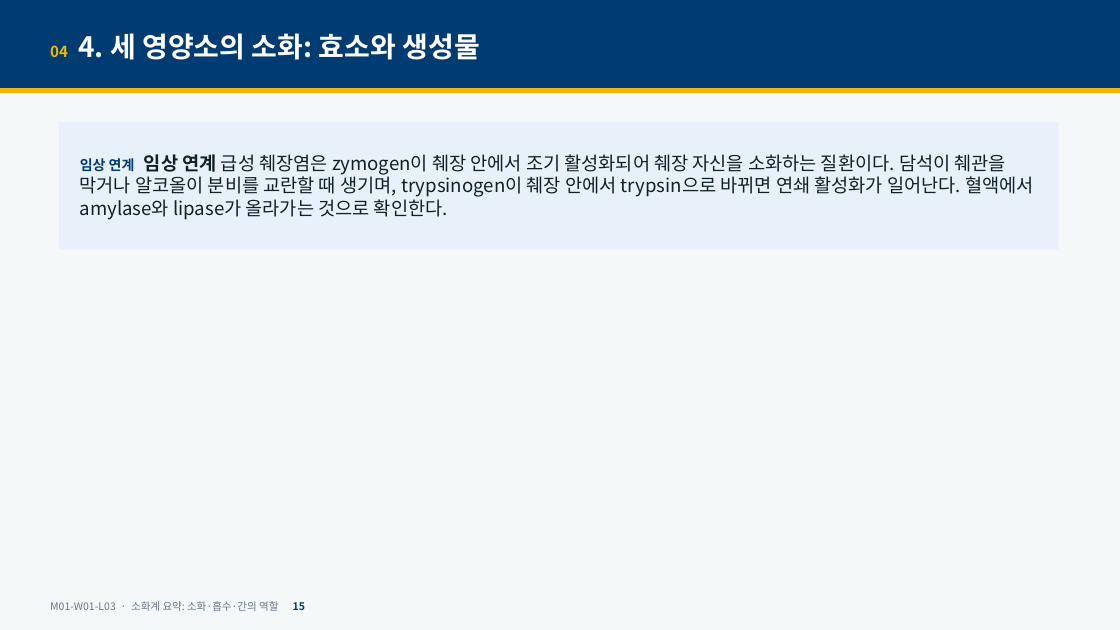
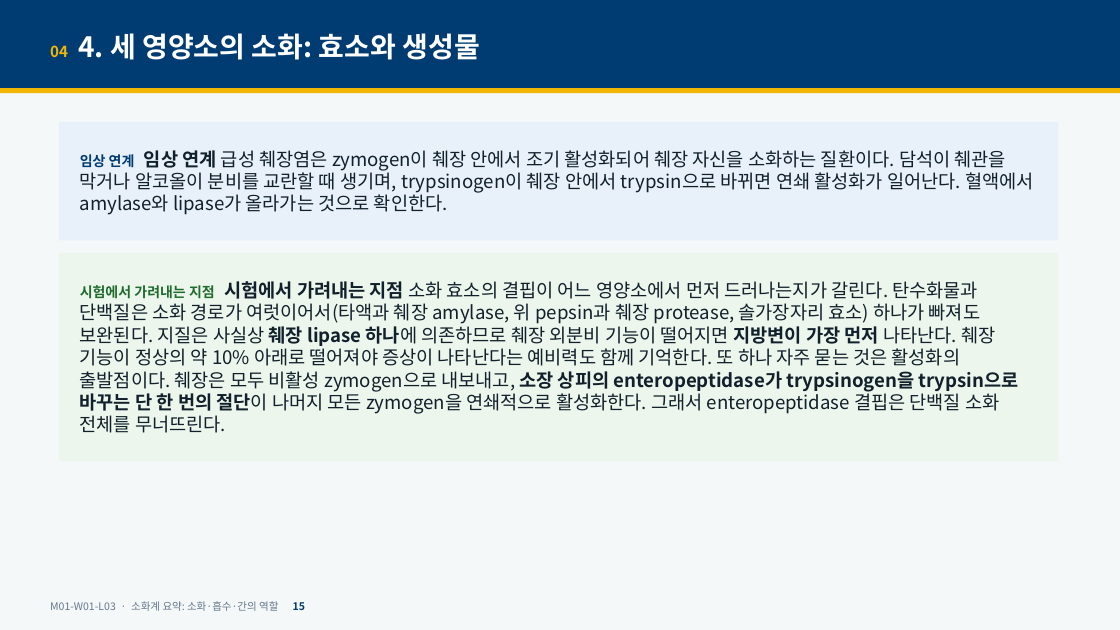
Before and after one commit to hoperiasd2/hoperiasd2.github.io, a slide deck: slide 15 of curriculum/M01/W01/L03/slides.pptx. Drawn at 1120x630 pixels with LibreOffice and Linux fonts; fonts in the diff are those of the drawing. Boxes give left, top, right and bottom in pixels: in the first picture for what was removed or moved away, otherwise in the second. Text is boxed around its words. In the diff, an @@ line names an element or a change of style, - is before the commit and + after.

```diff
--- a/curriculum/M01/W01/L03/slides.pptx
+++ b/curriculum/M01/W01/L03/slides.pptx
@@ rectangle "임상 연계 임상 연계 급성 ...": place and size @@
-rectangle "임상 연계 임상 연계 급성 ..." at [59,122,1059,250]
+rectangle "임상 연계 임상 연계 급성 ..." at [59,122,1059,240]
@@ rectangle added at [59,253,1059,461], fill #ECF6EC, 16 pt, text #11202B @@
+시험에서 가려내는 지점 시험에서 가려내는 지점 소화 효소의 결핍이 어느 영양소에서 먼저 드러나는지가 갈린다. 탄수화물과 단백질은 소화 경로가 여럿이어서(타액과 췌장 amylase, 위 pepsin과 췌장 protease, 솔가장자리 효소) 하나가 빠져도 보완된다. 지질은 사실상 췌장 lipase 하나에 의존하므로 췌장 외분비 기능이 떨어지면 지방변이 가장 먼저 나타난다. 췌장 기능이 정상의 약 10% 아래로 떨어져야 증상이 나타난다는 예비력도 함께 기억한다. 또 하나 자주 묻는 것은 활성화의 출발점이다. 췌장은 모두 비활성 zymogen으로 내보내고, 소장 상피의 enteropeptidase가 trypsinogen을 trypsin으로 바꾸는 단 한 번의 절단이 나머지 모든 zymogen을 연쇄적으로 활성화한다. 그래서 enteropeptidase 결핍은 단백질 소화 전체를 무너뜨린다.
```
Also in this commit, not shown: 13 other slides changed, 22 slides removed, 11 other files.
